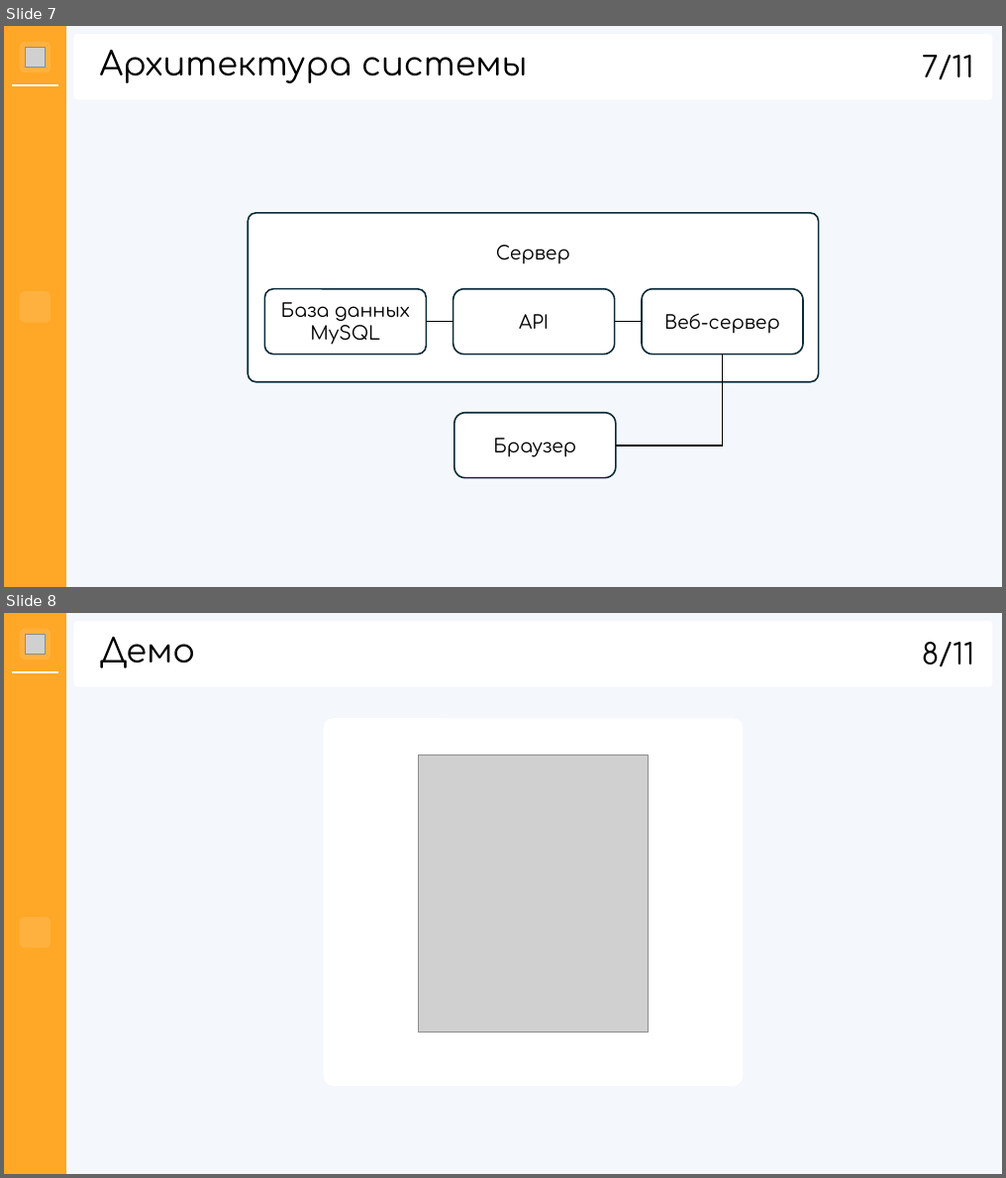
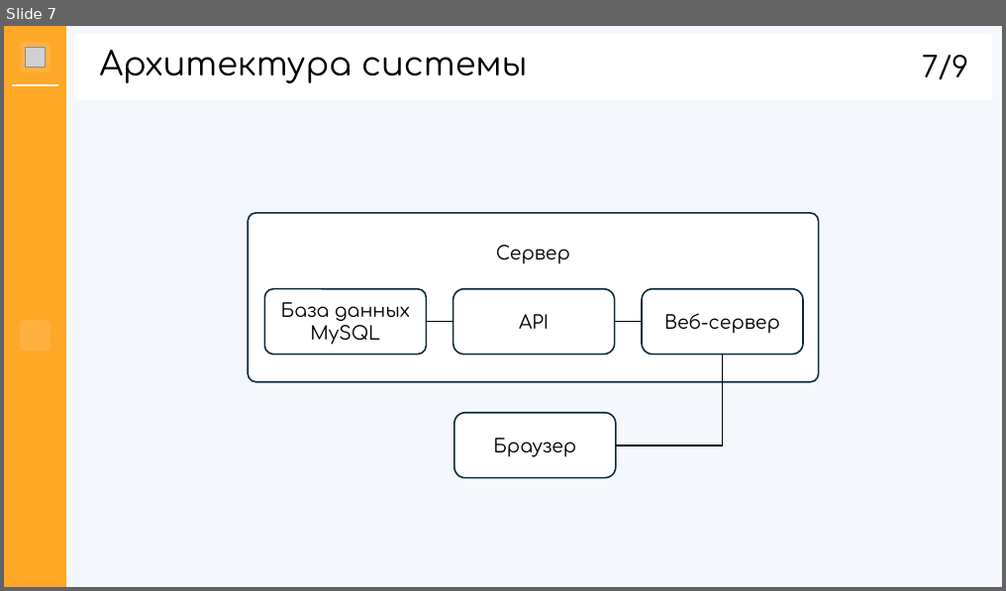
Before and after one commit to hhallva/cmdnt-website, a slide deck: КП/Презентация/Презентация.pptx. Shown one above the other, each under a label of ours: slides 7 and 8 before the commit, slide 7 after it. The pictures are 1006x1178 and 1006x591 pixels, drawn with LibreOffice and Linux fonts; fonts in the diff are those of the drawing; grey boxes stand for pictures; background and template pictures are left out. Boxes give left, top, right and bottom in pixels: in the first picture for what was removed or moved away, otherwise in the second. Text is boxed around its words. In the diff, an @@ line names an element or a change of style, - is before the commit and + after.

```diff
--- a/КП/Презентация/Презентация.pptx
+++ b/КП/Презентация/Презентация.pptx
@@ slide 8 removed at bbox=[4, 613, 1002, 1174], background #F4F7FB @@
@@ rectangle removed at bbox=[4, 613, 66, 1174] @@
@@ rounded rectangle removed at bbox=[20, 629, 52, 661] @@
@@ picture removed at bbox=[26, 635, 46, 655] @@
@@ rounded rectangle removed at bbox=[74, 622, 992, 686] @@
@@ title removed at bbox=[100, 637, 196, 668] @@
-Демо
@@ text removed at bbox=[922, 642, 974, 667] @@
-8/11
@@ line removed from (12, 672) to (57, 672) @@
@@ rounded rectangle removed at bbox=[325, 719, 743, 1086] @@
@@ picture removed at bbox=[418, 756, 648, 1032] @@
@@ rounded rectangle removed at bbox=[20, 917, 52, 949] @@
@@ slide 7 changed as well @@
@@ text at bbox=[922, 55, 968, 80]: text changed @@
-7/11
+7/9
@@ rounded rectangle: place and size @@
-rounded rectangle at bbox=[20, 291, 52, 323]
+rounded rectangle at bbox=[20, 320, 52, 352]
```
Also in this commit, not shown: 9 other slides changed, 2 other files.
